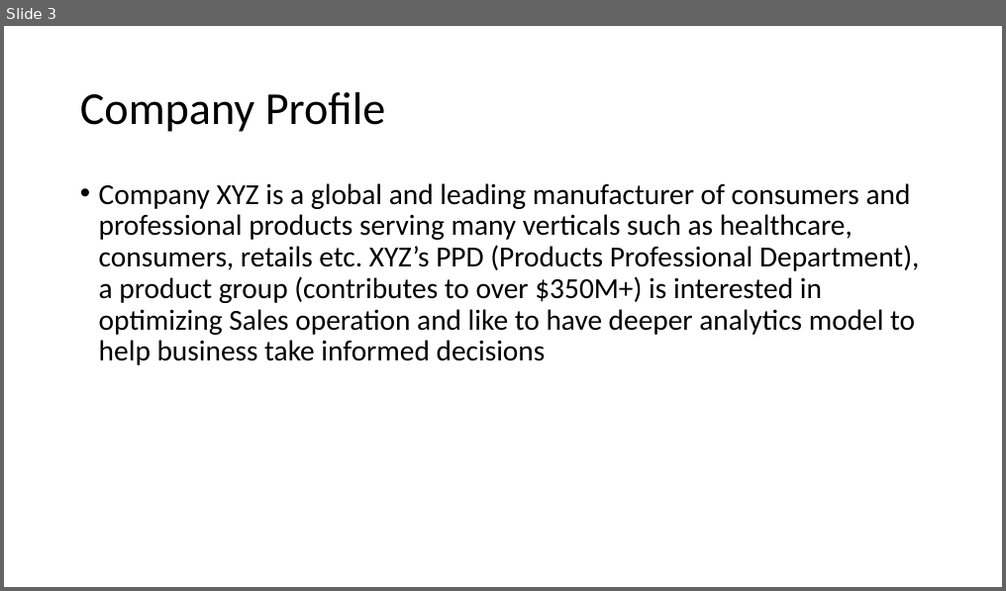
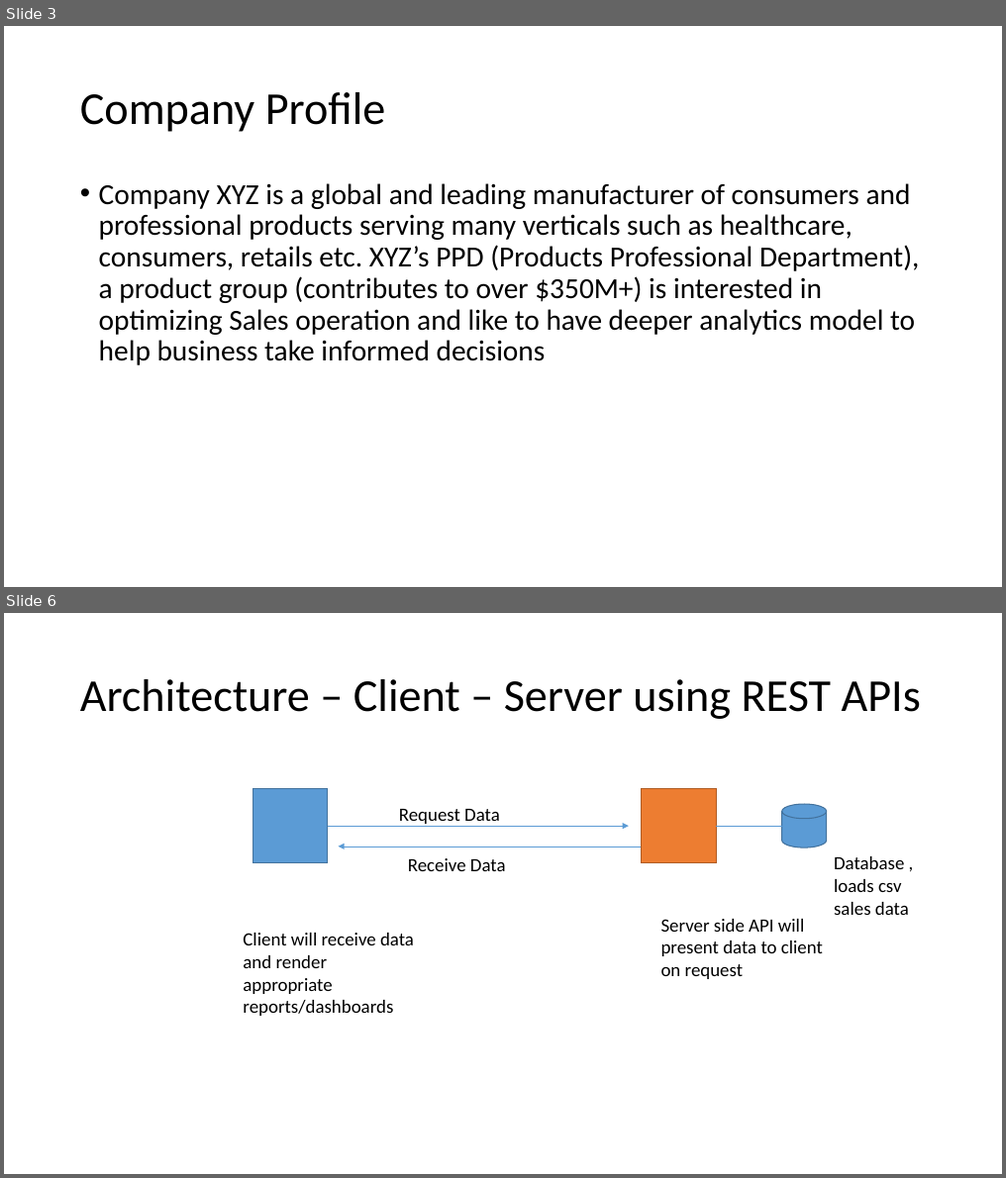
Before and after one commit to Priti001/ProductSaleProject, a slide deck: Project.pptx. Shown one above the other, each under a label of ours: slide 3 before the commit, slides 3 and 6 after it; the slides between them are not shown. The pictures are 1006x591 and 1006x1178 pixels, drawn with LibreOffice and Linux fonts; fonts in the diff are those of the drawing. Boxes give left, top, right and bottom in pixels: in the first picture for what was removed or moved away, otherwise in the second. Text is boxed around its words. In the diff, an @@ line names an element or a change of style, - is before the commit and + after.

```diff
--- a/Project.pptx
+++ b/Project.pptx
@@ slide 6 added at box(4, 613, 1002, 1174), background #FFFFFF @@
@@ title added at box(80, 679, 921, 719), 44 pt, text #000000 @@
+Architecture – Client – Server using REST APIs
@@ rectangle added at box(252, 789, 328, 863), fill #5B9BD5, outline #43739E 1 pt @@
@@ rectangle added at box(642, 789, 716, 863), fill #ED7D31, outline #AF5C24 1 pt @@
@@ text added at box(399, 809, 500, 827), 18 pt, text #000000 @@
+Request Data
@@ cylinder added at box(782, 804, 827, 848), fill #5B9BD5, outline #43739E 1 pt @@
@@ arrow added from (328, 827) to (629, 827), #5B9BD5 0.5 pt @@
@@ arrow added from (642, 847) to (338, 847), #5B9BD5 0.5 pt @@
@@ line added from (716, 827) to (782, 827), #5B9BD5 0.5 pt @@
@@ text added at box(408, 859, 506, 871), 18 pt, text #000000 @@
+Receive Data
@@ text added at box(834, 857, 909, 915), 18 pt, text #000000 @@
+Database , loads csv sales data
@@ text added at box(243, 933, 414, 1016), 18 pt, text #000000 @@
+Client will receive data and render appropriate reports/dashboards
@@ text added at box(661, 919, 823, 979), 18 pt, text #000000 @@
+Server side API will present data to client on request
```
Also in this commit, not shown: 3 slides changed, 1 slide removed.
